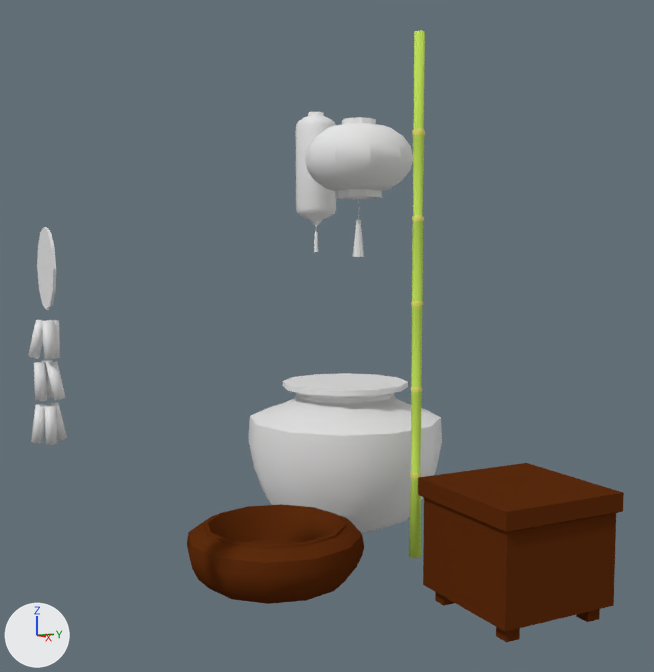
What one commit did to the Blender file Drago/arredamentiVari.blend.
Camera for both pictures: a 50 mm camera at (13.22, -8.71, 5.35) aimed at (0.02, -1.78, 4.01). The lights are fixed; the arrows at lower left show +X, +Y and +Z.
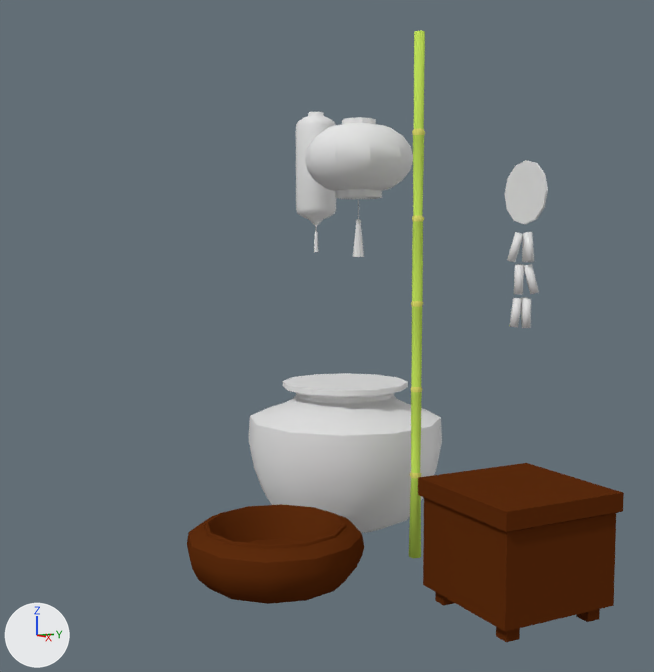
Commit message: modifiche ai vari files

Location of each change, (x1, y1, x2, y2) in pixels of the pictures (654 x 672 px):
'Ghirlanda', moved: before (37, 227, 56, 310); after (505, 160, 548, 224)
'Cylinder.001', moved: before (31, 402, 67, 445); after (509, 297, 531, 328)
'Cylinder.004', moved: before (28, 319, 60, 359); after (507, 232, 534, 262)
'Cylinder.000', moved: before (34, 360, 66, 401); after (514, 264, 539, 294)

What changed in the scene script:
```text
Change ob_cylinder_001:
    add ob_cylinder_001.parent = ob_ghirlanda
    add ob_cylinder_001.matrix_parent_inverse = Matrix(((1.901, 0.0, 0.0, -2.433), (0.0, 0.0, 1.901, -12.12), (0.0, -1.901, 0.0, 3.401), (0.0, 0.0, 0.0, 1.0)))
    ob_cylinder_001.location: (1.28, -6.498, 3.175) -> (1.28, 1.262, 4.378)
Change ob_cylinder_000:
    add ob_cylinder_000.parent = ob_ghirlanda
    add ob_cylinder_000.matrix_parent_inverse = Matrix(((1.901, 0.0, 0.0, -2.433), (0.0, 0.0, 1.901, -12.12), (0.0, -1.901, 0.0, 3.401), (0.0, 0.0, 0.0, 1.0)))
    ob_cylinder_000.location: (1.28, -6.498, 3.735) -> (1.28, 1.262, 4.938)
Change ob_cylinder_004:
    add ob_cylinder_004.parent = ob_ghirlanda
    add ob_cylinder_004.matrix_parent_inverse = Matrix(((1.901, 0.0, 0.0, -2.433), (0.0, 0.0, 1.901, -12.12), (0.0, -1.901, 0.0, 3.401), (0.0, 0.0, 0.0, 1.0)))
    ob_cylinder_004.location: (1.28, -6.498, 4.266) -> (1.28, 1.262, 5.469)
Change ob_ghirlanda:
    ob_ghirlanda.location: (1.28, -5.97, 5.17) -> (1.28, 1.79, 6.37)
```
